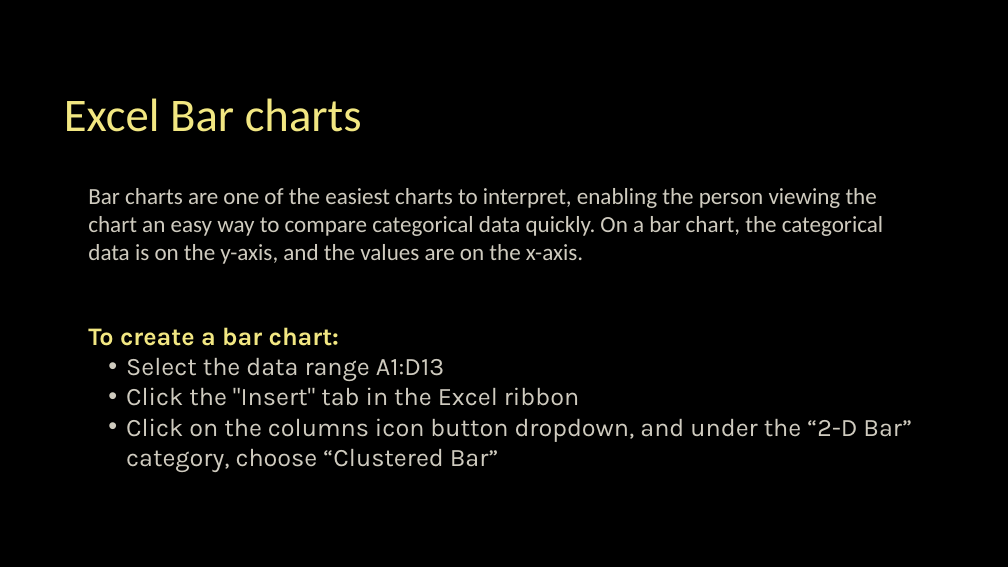
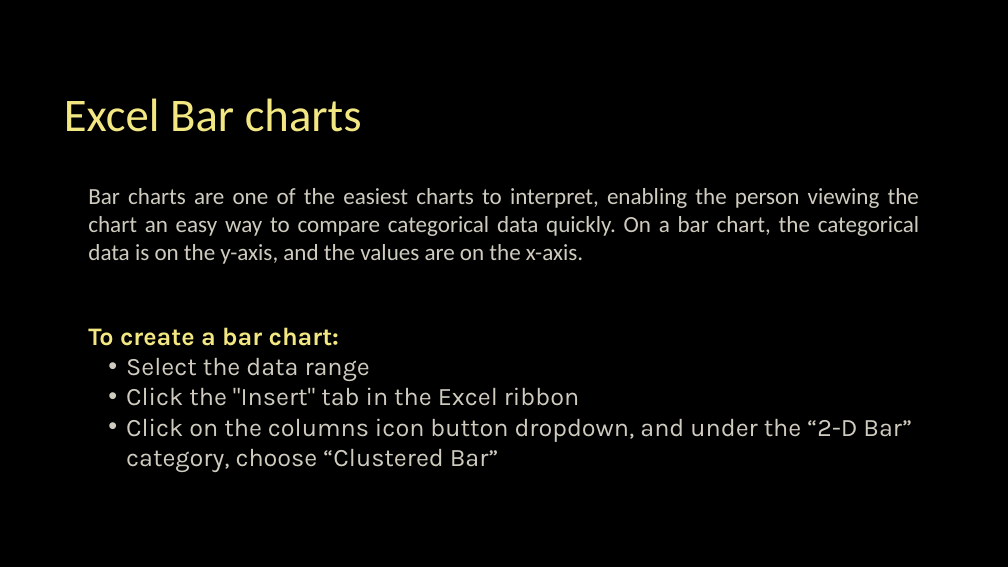
Before and after one commit to nived-sudhindran/Data-Visualization-using-Basic-Charts, a slide deck: slide 3 of Day-13 Excel Data Visualization.pptx. Drawn at 1008x567 pixels with LibreOffice and Linux fonts; fonts in the diff are those of the drawing. Boxes give left, top, right and bottom in pixels: in the first picture for what was removed or moved away, otherwise in the second. Text is boxed around its words. In the diff, an @@ line names an element or a change of style, - is before the commit and + after.

```diff
--- a/Day-13 Excel Data Visualization.pptx
+++ b/Day-13 Excel Data Visualization.pptx
@@ text at [88,188,919,264]: alignment left to justified @@
@@ text at [126,358,370,381]: text changed @@
-  • Select the data range A1:D13
+  • Select the data range
```
Also in this commit, not shown: 3 other slides changed.
